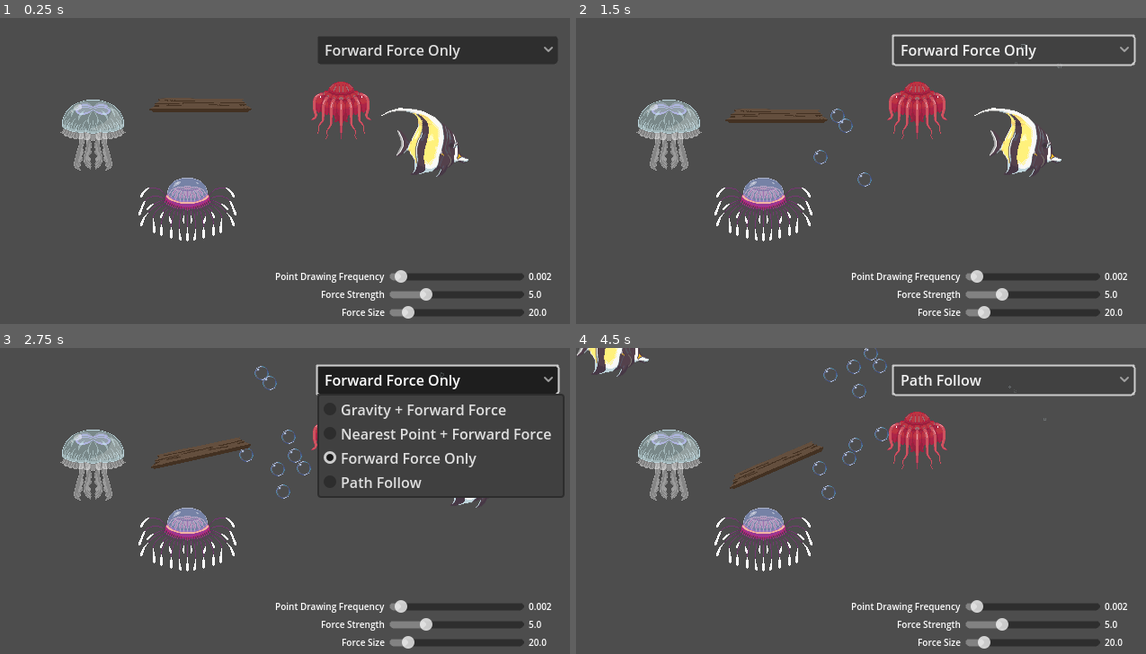
Above: before the commit, frames 1-4 (two rows, left to right).
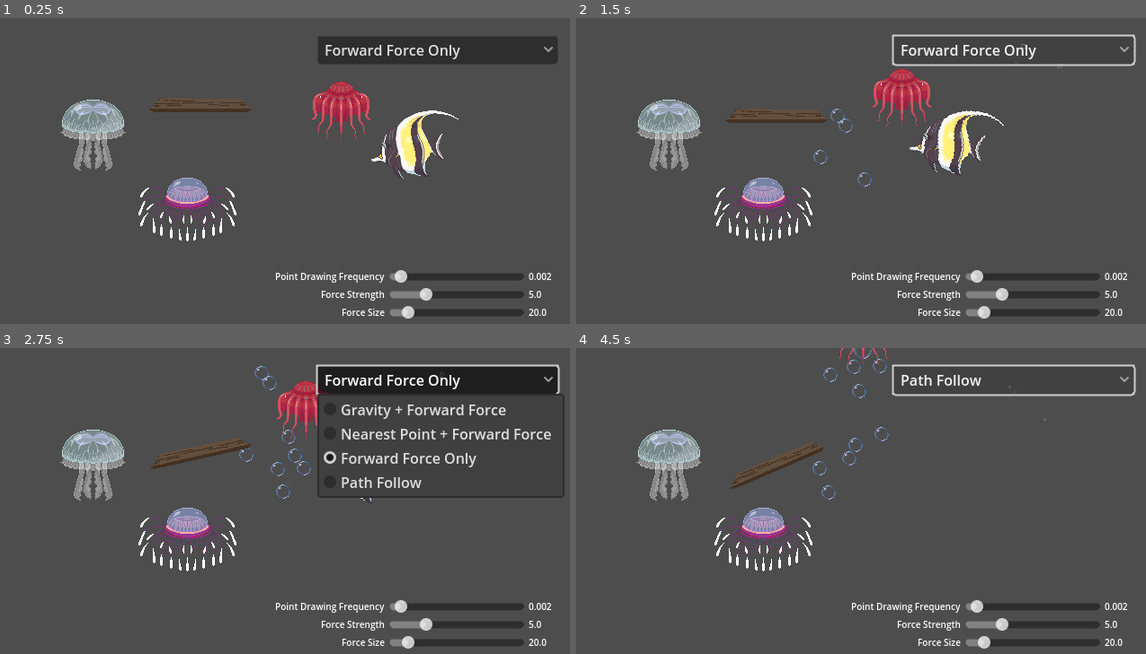
Above: after the commit, the same moments.

Repository: outrightmental/ggj25-bubble-up
Game: Godot game, scene res://scenes/experiments/5_currents_experiment.tscn
Same seed, same stepped clock (60 frames per second), same inputs: the game is played once before the commit and once after it. This scene is started directly instead of the project's main scene.
Inputs (mouse positions are in pixels of both pictures, inside the frame that each line leads up to):
- Up to frame 1 (0.25 s): no input
- Up to frame 2 (1.5 s): click "Forward Force Only" at 0.5 s; click "Forward Force Only" at 1.25 s
- Up to frame 3 (2.75 s): click "Forward Force Only" at 2 s
- Up to frame 4 (4.5 s): move the mouse to (992, 494) at 2.77 s; click (992, 494) at 2.85 s; click "Path Follow" at 3.5 s; click "Path Follow" at 4.25 s

The runs differ from the first frame. In frame 1, 1.4% of the frame differs, in the area x 65-83%, y 29-53%; in frame 2, 3.1%, in the area x 51-86%, y 16-52%; in frame 3, 0.9%; in frame 4, 1.5%.

Commit message:
Initial fish implementation

Diff:
--- a/models/bubble/bubble.tscn
+++ b/models/bubble/bubble.tscn
@@ -10,6 +10,7 @@
 radius = 13.0384
 
 [node name="Bubble" type="RigidBody2D"]
+collision_mask = 3
 physics_material_override = SubResource("PhysicsMaterial_n8s3h")
 gravity_scale = -1.0
 linear_damp = 15.0
--- a/models/creatures/atolla_jelly.tscn
+++ b/models/creatures/atolla_jelly.tscn
@@ -7,6 +7,7 @@
 height = 54.0
 
 [node name="AtollaJelly" type="RigidBody2D"]
+collision_mask = 3
 mass = 5.0
 gravity_scale = -0.001
 center_of_mass_mode = 1
--- a/models/creatures/firework_jelly.tscn
+++ b/models/creatures/firework_jelly.tscn
@@ -7,6 +7,7 @@
 height = 42.0
 
 [node name="FireworkJelly" type="RigidBody2D"]
+collision_mask = 3
 mass = 15.0
 gravity_scale = -0.001
 center_of_mass_mode = 1
--- a/models/creatures/fish.gd
+++ b/models/creatures/fish.gd
@@ -1,20 +1,64 @@
-extends Node2D
+extends RigidBody2D
 
-var is_following := true
+enum Direction {
+	RIGHT = 0,
+	LEFT = 1
+}
 
-@export var movement_speed = 20.0
+@export var movement_speed = 50.0
+@export var burst_wait = 1.0
+@export var deceleration = 20.0
+@export var starting_direction: Direction = Direction.RIGHT
 
-@onready var path_follow = $Path2D/PathFollow2D
-@onready var fish = $Path2D/PathFollow2D/Fish
+@onready var burst_wait_timer = $BurstWaitTimer
+
+var current_velocity = movement_speed
+var is_influenced := false
+var is_active := false
+var should_randomize_movement := false
+
+const MAX_START_OFFSET = 0.4
+var start_wait_timer = null
+
+func init_with(pos_offset: Vector2, is_movement_randomized: bool):
+	position += pos_offset
+	should_randomize_movement = is_movement_randomized
+	return self
+
+func start_movement():
+	is_active = true
+
+func _ready() -> void:
+	if starting_direction == Direction.LEFT:
+		$Sprite2D.scale = Vector2(-1, 1)
+
+	burst_wait_timer.connect('timeout', _on_burst_wait_timer_timeout)
+	if should_randomize_movement:
+		start_wait_timer = get_tree().create_timer(randf_range(-MAX_START_OFFSET, MAX_START_OFFSET))
+		start_wait_timer.connect('timeout', start_movement)
+	else:
+		is_active = true
 
 func _physics_process(delta: float) -> void:
-	print(path_follow.rotation_degrees)
-	path_follow.set_progress(path_follow.get_progress() + movement_speed * delta)
-	if path_follow.rotation_degrees > 90 or path_follow.rotation_degrees < -90:
-		fish.scale = Vector2(1, -1)
-	else:
-		fish.scale = Vector2(1, 1)
+	# Don't process while waiting
+	if !burst_wait_timer.is_stopped() or !is_active:
+		return
 
-func on_current_collide():
+	var facing_direction = (Vector2.RIGHT if starting_direction == Direction.RIGHT else Vector2.LEFT).rotated(rotation)
+	linear_velocity = current_velocity * facing_direction
+	if current_velocity > 0.0:
+		current_velocity -= deceleration * delta
+		current_velocity = clampf(current_velocity, 0, movement_speed)
+
+	# Move fish
+	if current_velocity <= 0.0:
+		burst_wait_timer.wait_time = burst_wait
+		burst_wait_timer.start()
+
+func on_current_collide(_current: Current):
+	is_active = false
 	await get_tree().create_timer(3.0).timeout
-	# TODO: Recover and run
+	is_active = true
+
+func _on_burst_wait_timer_timeout():
+	current_velocity = movement_speed
--- a/models/creatures/fish.tscn
+++ b/models/creatures/fish.tscn
@@ -1,30 +1,27 @@
-[gd_scene load_steps=4 format=3 uid="uid://blbfvxwdti3nl"]
+[gd_scene load_steps=3 format=3 uid="uid://5w4w0wx7fbs8"]
 
 [ext_resource type="Texture2D" uid="uid://1t7435xryxk6" path="res://assets/moorish_idol.png" id="1_3cb7u"]
 [ext_resource type="Script" path="res://models/creatures/fish.gd" id="1_fs3h4"]
 
-[sub_resource type="Curve2D" id="Curve2D_hqrbg"]
-_data = {
-"points": PackedVector2Array(0, 0, 0, 0, -2, -2, 0, 0, 0, 0, 84, -1, 0, 0, 0, 0, 172, 1, 0, 0, 0, 0, 217, 10, 0, 0, 0, 0, 128, 19, 0, 0, 0, 0, 19, 17, 0, 0, 0, 0, -18, 8, 0, 0, 0, 0, -2, -2)
-}
-point_count = 8
-
-[node name="Fish" type="Node2D"]
-script = ExtResource("1_fs3h4")
-
-[node name="Path2D" type="Path2D" parent="."]
-curve = SubResource("Curve2D_hqrbg")
-
-[node name="PathFollow2D" type="PathFollow2D" parent="Path2D"]
-position = Vector2(-2, -2)
+[node name="Fish" type="RigidBody2D"]
+texture_filter = 1
+position = Vector2(227, 70)
 rotation = 0.0116274
-
-[node name="Fish" type="RigidBody2D" parent="Path2D/PathFollow2D"]
+collision_mask = 3
 mass = 5.0
 gravity_scale = 0.0
+center_of_mass_mode = 1
+center_of_mass = Vector2(0, 10)
+script = ExtResource("1_fs3h4")
+movement_speed = 70.0
+burst_wait = 0.2
+starting_direction = 1
 
-[node name="Sprite2D" type="Sprite2D" parent="Path2D/PathFollow2D/Fish"]
+[node name="Sprite2D" type="Sprite2D" parent="."]
 texture = ExtResource("1_3cb7u")
 
-[node name="CollisionPolygon2D" type="CollisionPolygon2D" parent="Path2D/PathFollow2D/Fish"]
+[node name="CollisionPolygon2D" type="CollisionPolygon2D" parent="."]
 polygon = PackedVector2Array(-3.4, -38, -36.6, -38, -36.6, -37.1, -39.6, -37.1, -39.6, -36.1, -41.6, -36.1, -41.6, -35. …(3501 unchanged characters)…
+
+[node name="BurstWaitTimer" type="Timer" parent="."]
+one_shot = true
--- /dev/null
+++ b/models/creatures/fish_school.gd
@@ -0,0 +1,17 @@
+extends Node2D
+
+@export var fish: PackedScene = null
+@export var num_fish = 10
+@export var school_radius = 50.0
+
+func generate_school():
+	if fish != null:
+		for i in num_fish:
+			generate_fish()
+
+func generate_fish():
+		var new_fish = fish.instantiate().init_with(Vector2(randf_range(-school_radius, school_radius), randf_range(-school_radius, school_radius)), true)
+		add_child(new_fish)
+
+func _ready():
+	generate_school()
--- /dev/null
+++ b/models/creatures/fish_school.tscn
@@ -0,0 +1,8 @@
+[gd_scene load_steps=3 format=3 uid="uid://ic124nkasgpp"]
+
+[ext_resource type="Script" path="res://models/creatures/fish_school.gd" id="1_pda3s"]
+[ext_resource type="PackedScene" uid="uid://70upuk36imcf" path="res://models/creatures/school_fish.tscn" id="2_4f0it"]
+
+[node name="FishSchool" type="Node2D"]
+script = ExtResource("1_pda3s")
+fish = ExtResource("2_4f0it")
--- a/models/creatures/moon_jelly.tscn
+++ b/models/creatures/moon_jelly.tscn
@@ -7,6 +7,7 @@
 height = 42.0
 
 [node name="MoonJelly" type="RigidBody2D"]
+collision_mask = 3
 mass = 5.0
 gravity_scale = -0.001
 center_of_mass_mode = 1
--- /dev/null
+++ b/models/creatures/school_fish.gd
@@ -0,0 +1,5 @@
+class_name SchoolFish extends RigidBody2D
+
+func init_with(pos_offset: Vector2):
+	position += pos_offset
+	return self
--- /dev/null
+++ b/models/creatures/school_fish.tscn
@@ -0,0 +1,26 @@
+[gd_scene load_steps=4 format=3 uid="uid://70upuk36imcf"]
+
+[ext_resource type="Texture2D" uid="uid://2wnhv1jfwn4b" path="res://assets/sardine.png" id="1_j3c8o"]
+[ext_resource type="Script" path="res://models/creatures/fish.gd" id="1_nxqy5"]
+
+[sub_resource type="CapsuleShape2D" id="CapsuleShape2D_p28ih"]
+radius = 6.0
+height = 46.0
+
+[node name="SchoolFish" type="RigidBody2D"]
+collision_layer = 2
+gravity_scale = 0.0
+script = ExtResource("1_nxqy5")
+burst_wait = 0.2
+
+[node name="Sprite2D" type="Sprite2D" parent="."]
+texture_filter = 1
+texture = ExtResource("1_j3c8o")
+
+[node name="CollisionShape2D" type="CollisionShape2D" parent="."]
+position = Vector2(4, 1)
+rotation = 1.5708
+shape = SubResource("CapsuleShape2D_p28ih")
+
+[node name="BurstWaitTimer" type="Timer" parent="."]
+one_shot = true
--- a/models/currents/current_point.gd
+++ b/models/currents/current_point.gd
@@ -45,7 +45,6 @@
 		queue_free()
 
 func _on_force_emitter_body_entered(body:Node2D) -> void:
-	print('body entered')
 	if Global.currents_behavior == Global.CurrentBehavior.PATH_FOLLOW:
 		var new_path_follow = CurrentPathFollowScene.instantiate()
 		new_path_follow.set_follower(body)
@@ -57,6 +56,8 @@
 	else:
 		if body.has_method('apply_central_impulse'):
 			body.apply_central_impulse(direction * force_strength)
+			if body.has_method('on_current_collide'):
+				body.on_current_collide(parent_current)
 
 func _on_currents_behavior_changed(value: Global.CurrentBehavior):
 	set_current_behavior(value)
--- a/models/currents/current_point.tscn
+++ b/models/currents/current_point.tscn
@@ -12,6 +12,7 @@
 script = ExtResource("1_2d4lu")
 
 [node name="GravityDetector" type="Area2D" parent="."]
+collision_mask = 3
 gravity_space_override = 1
 gravity_point = true
 gravity_point_center = Vector2(0, 0)
@@ -22,6 +23,7 @@
 shape = SubResource("CircleShape2D_kkcd7")
 
 [node name="ForceEmitter" type="Area2D" parent="."]
+collision_mask = 3
 
 [node name="CollisionShape2D" type="CollisionShape2D" parent="ForceEmitter"]
 shape = SubResource("CircleShape2D_g3w6a")
--- a/models/movable/movable_diving_bell.tscn
+++ b/models/movable/movable_diving_bell.tscn
@@ -4,6 +4,7 @@
 [ext_resource type="Texture2D" uid="uid://ps1uyekg8t6l" path="res://assets/diving_bell_test.png" id="2_ujb2m"]
 
 [node name="RigidBody2D" type="RigidBody2D"]
+collision_mask = 3
 mass = 25.0
 gravity_scale = 0.05
 freeze_mode = 1
--- a/models/movable/movable_mine.tscn
+++ b/models/movable/movable_mine.tscn
@@ -4,6 +4,7 @@
 [ext_resource type="Texture2D" uid="uid://bafcm8c2s84yr" path="res://assets/mine_test.png" id="2_wdvor"]
 
 [node name="RigidBody2D2" type="RigidBody2D"]
+collision_mask = 3
 mass = 25.0
 gravity_scale = 0.05
 freeze_mode = 1
--- a/models/movable/movable_plank.tscn
+++ b/models/movable/movable_plank.tscn
@@ -4,6 +4,7 @@
 [ext_resource type="Texture2D" uid="uid://ctjkek2sy7t3h" path="res://assets/plank_test.png" id="2_658lm"]
 
 [node name="RigidBody2D2" type="RigidBody2D"]
+collision_mask = 3
 mass = 25.0
 gravity_scale = 0.05
 freeze_mode = 1
Not shown, added: assets/anglerfish.png.import
Not shown, added: assets/pufferfish_a_1.png.import
Not shown, added: assets/pufferfish_a_2.png.import
Binary file added: assets/sardine.png
Not shown, added: assets/sardine.png.import
